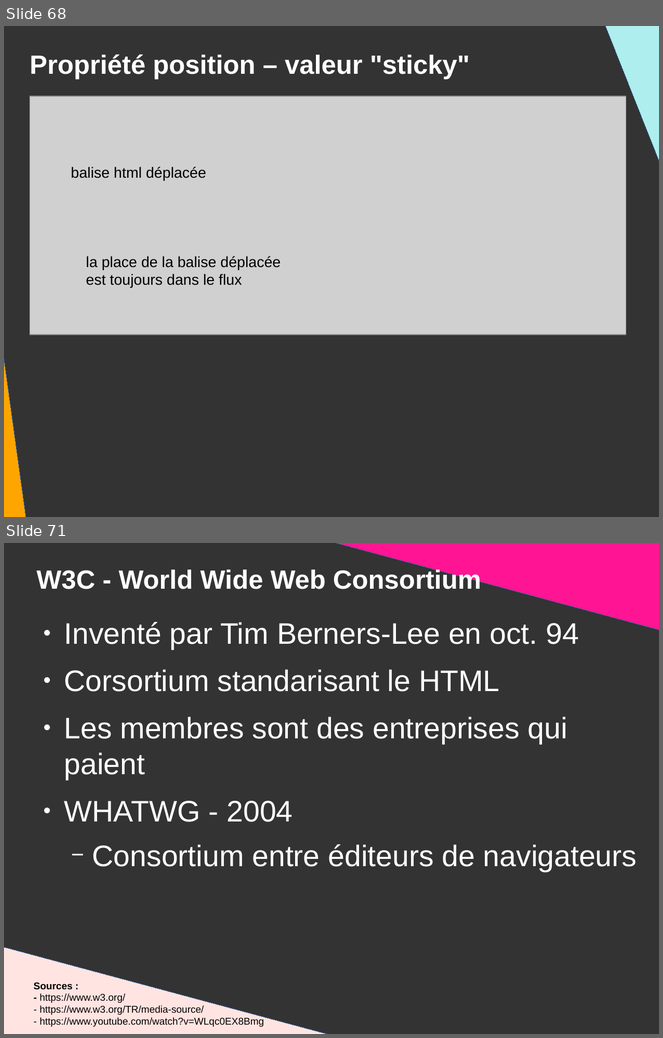
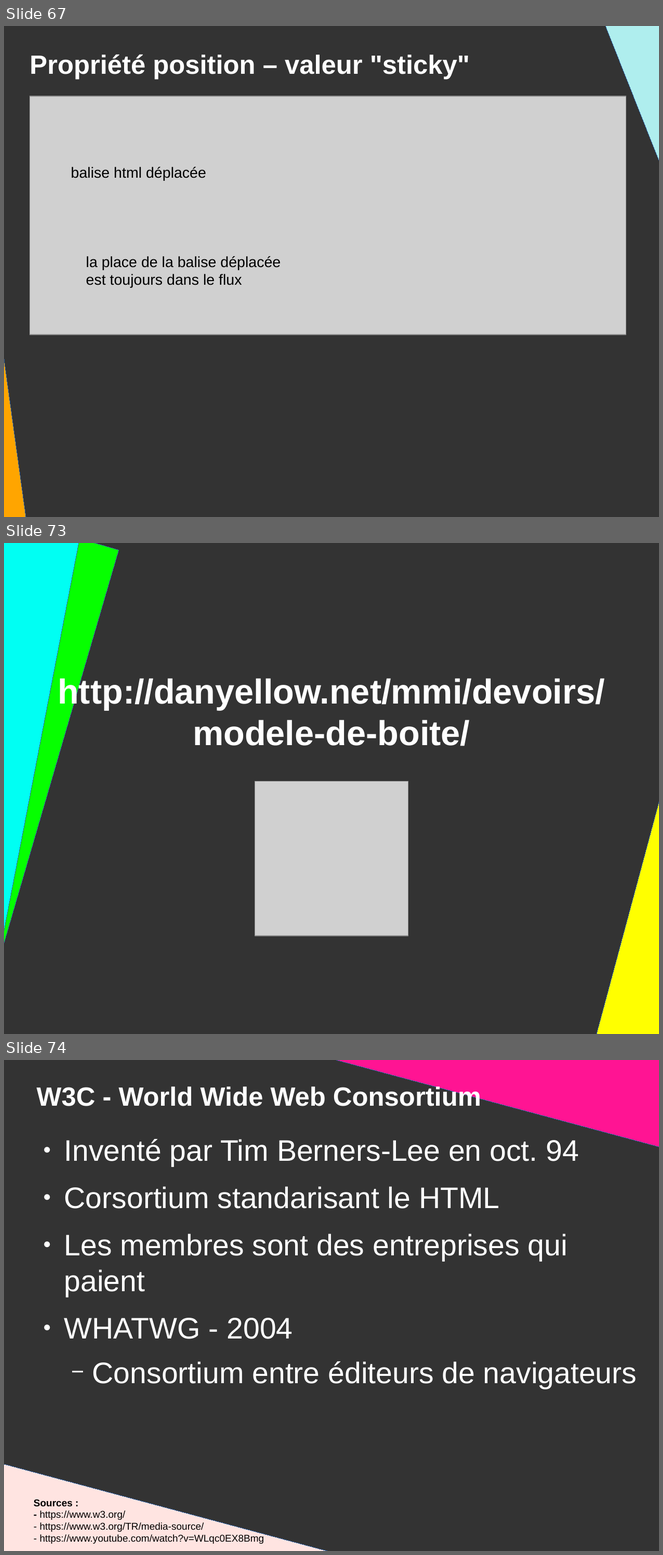
Before and after one commit to DanYellow/presentations, a slide deck: mmi/html/travaux-pratiques/numero-2/presentation.odp. Shown one above the other, each under a label of ours: slides 68 and 71 before the commit, slides 67, 73 and 74 after it; the slides between them are not shown. The pictures are 663x1038 and 663x1555 pixels, drawn with LibreOffice and Linux fonts; fonts in the diff are those of the drawing; grey boxes stand for pictures. Boxes give left, top, right and bottom in pixels: in the first picture for what was removed or moved away, otherwise in the second. Text is boxed around its words. In the diff, an @@ line names an element or a change of style, - is before the commit and + after.

```diff
--- a/mmi/html/travaux-pratiques/numero-2/presentation.odp
+++ b/mmi/html/travaux-pratiques/numero-2/presentation.odp
@@ slide 73 added at [4,543,659,1034], background #333333 @@
@@ rectangle added at [4,543,119,949], fill #06FF00, outline #3465A4 0 pt @@
@@ rectangle added at [4,543,81,948], fill #00FFF3, outline #3465A4 0 pt @@
@@ title added at [58,676,605,746], 42 pt, text #FFFFFF, bold @@
+http://danyellow.net/mmi/devoirs/modele-de-boite/
@@ right triangle added at [591,716,659,1034], fill #FFFF00, outline #3465A4 0 pt @@
@@ picture added at [255,781,408,936] @@
@@ what was slide 68 is now slide 67 @@
@@ what was slide 71 is now slide 74 @@
```
Also in this commit, not shown: 2 slides changed, 3 other slides added, 1 slide removed, 6 other files.
